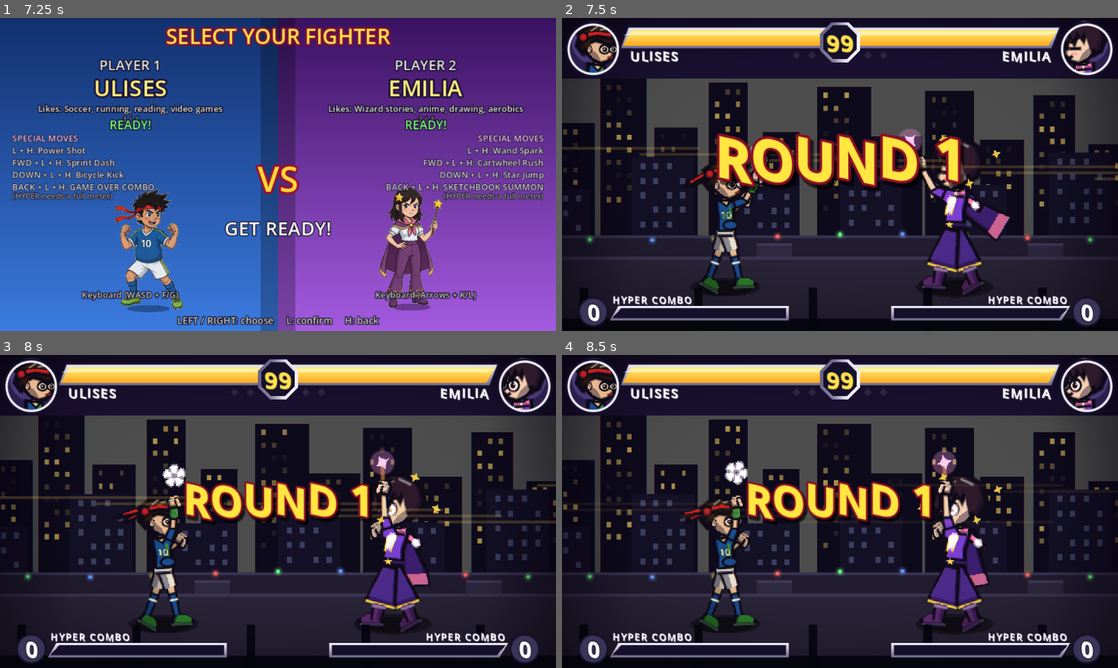
Above: before the commit, frames 1-4 (two rows, left to right).
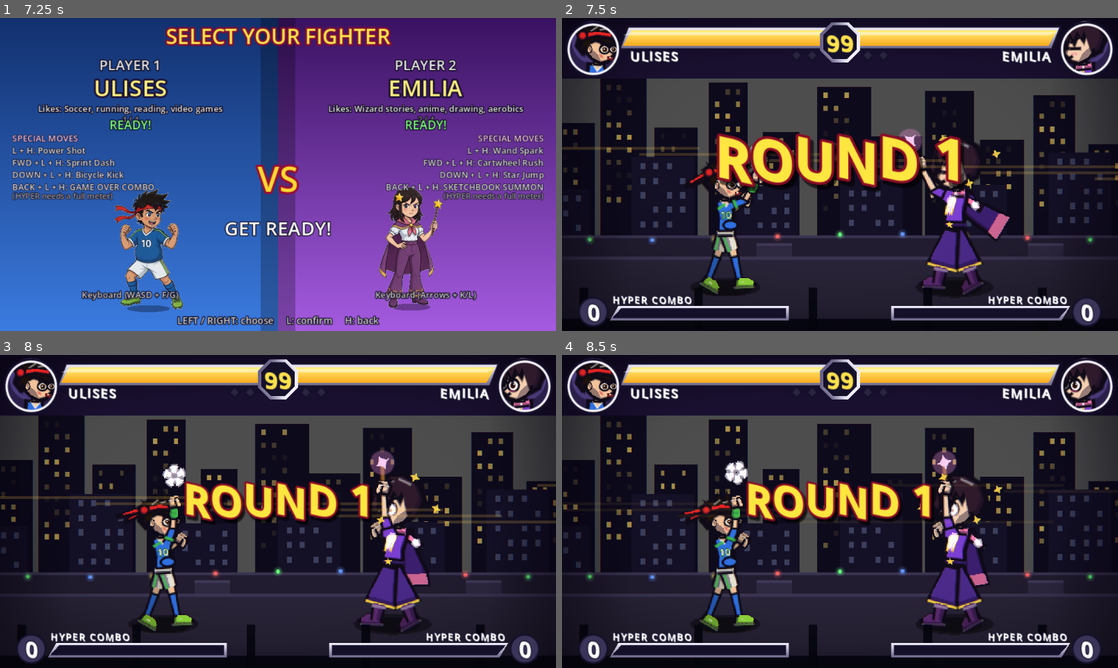
Above: after the commit, the same moments.

Repository: timoteoponce/fighting-game
Game: Godot game, scene res://scenes/main.tscn
Two runs of this game, one before a commit and one after it. Both use one fixed random seed, a clock stepped at 60 frames per second and the inputs below.
Inputs:
- Up to frame 1 (7.25 s): tap Enter at 0.5, 4.35 s; hold D 0.53-1.28 s; tap F at 0.6, 6.6 s; hold S 1.28-2.03 s; tap G at 1.35 s; hold D 2.03-2.78 s; tap 1 at 2.1 s; hold W 2.78-3.53 s; tap K at 2.85 s; hold A 3.53-5.03 s; tap L at 3.6 s; hold S 5.03-5.78 s; tap Backspace at 5.1 s; hold D 5.78-6.53 s; tap R at 5.85 s; hold W from 6.53 s (still down)
- Up to frame 2 (7.5 s): release W at 7.28 s; hold D from 7.28 s (still down); tap G at 7.35 s
- Up to frame 3 (8 s): keep holding D
- Up to frame 4 (8.5 s): release D at 8.03 s; hold S from 8.03 s (still down); tap 1 at 8.1 s

Frame 1 is identical in both runs. In frame 2, 0.8% of the frame differs, in the area x 3-36%, y 0-88%; in frame 3, 0.9%; in frame 4, 0.9%, in the area x 3-35%, y 0-88%.

Commit message:
Ulises wears the portrait's football kit and celebrates with a V
The in-match body had drifted off art/portraits/ulises.png: navy shirt,
skullcap hair, a closed smirk, a green side seam, a white sock line and
off-white cleats, none of which are in the painting. This pulls the drawing
back onto the picture.

- Palette is the painting's own football blue, lime cleat and red band, not a
  darkened version of them. Alt kit is the football red.
- Hair is the portrait's spikes, drawn as four separate triangles on a flat cap
  so one spike cannot collapse the whole hair into its convex hull.
- Open grin with one tooth and two blush strokes, replacing the smirk, and
  brows angled down at the nose for the determined look in the painting.
- White V-neck with skin inside it, green shoulder flash on both arms, green
  side stripe on both shorts, and the white sock cuff removed: the painting has
  solid blue socks over a bare knee.
- Cleats get three studs and a lace tick on top of the shared shoe.

Celebration: he used to hold a book open like a trophy. He now raises the front
arm and flashes a two-finger V, and says "Reading is for winners!" The book
branch is gone rather than repurposed, since Emilia has a book of her own.

Owning a hand needed one more hook. CharacterDef.draw_hand(r, p, col, d, front,
open) replaces the shared fist/open-hand call for both hands, and its default
body *is* that call, so no other fighter changes. Note the shared selection is
`open := expr == "happy" or expr == "smug"`, so a win expression drew a fist
until now.

The V is drawn large and well splayed: a small one at this scale is
indistinguishable from a closed fist. Cleat studs were also shrunk after the
first pass, where they read as holes punched in the shoe.

No frame data, hitboxes, damage or ball interaction changed, and the chain
limb-swap test still passes.

Diff:
--- a/characters/ulises.gd
+++ b/characters/ulises.gd
@@ -7,7 +7,7 @@
 	id = "ulises"
 	display = "ULISES"
 	likes = "Soccer, running, reading, video games"
-	win_quote = "Game over! Now, where was I in my book?"
+	win_quote = "Reading is for winners!"
 	gag_items = ["ball", "tooth", "star"]
 	taunt_lines = ["TOO SLOW!", "GOOOAL!", "NICE TRY!"]
 	hurt_lines = ["OOF!", "MY BALL!", "HEY!"]
@@ -17,21 +17,21 @@
 	# washed-out blobs. Everything that needs to look like white fabric or a
 	# sclera uses this instead.
 	colors = {
-		"skin": Color("e8b890"), "hair": Color("2a1a0e"), "shirt": Color("1a4d8f"), "sleeve": Color("1a4d8f"),
-		"forearm": Color("e8b890"), "hands": Color("e8b890"), "pants": Color("e8b890"), "shorts": Color("e6e0d2"),
-		"legs": Color("1a4d8f"), "shoes": Color("2a7a2a"), "eyes": Color("3a2010"), "accent": Color("3a8a3a"),
-		"band": Color("c42020"), "white": Color("e6e0d2"),
+		"skin": Color("f2c29b"), "hair": Color("1c120c"), "shirt": Color("2f6fe0"), "sleeve": Color("2f6fe0"),
+		"forearm": Color("f2c29b"), "hands": Color("f2c29b"), "pants": Color("f2c29b"), "shorts": Color("e6e0d2"),
+		"legs": Color("2f6fe0"), "shoes": Color("8ed63a"), "eyes": Color("4a2a14"), "accent": Color("3cb54a"),
+		"band": Color("e02323"), "white": Color("e6e0d2"),
 	}
 	alt_colors = colors.duplicate()
-	alt_colors.merge({"shirt": Color("8f1a1a"), "sleeve": Color("8f1a1a"), "accent": Color("e8c020"), "legs": Color("8f1a1a"),
-		"shoes": Color("d4a020"), "band": Color("1a4d8f"), "shorts": Color("d6d2cc"), "white": Color("d6d2cc")}, true)
+	alt_colors.merge({"shirt": Color("e0402f"), "sleeve": Color("e0402f"), "accent": Color("ffd23f"), "legs": Color("e0402f"),
+		"shoes": Color("e8c84a"), "band": Color("2f6fe0"), "shorts": Color("e6e0d2"), "white": Color("e6e0d2")}, true)
 	walk_speed = 3.4
 	back_speed = 2.8
 	jump_vel = -10.5
 	jump_x = 4.0
 	voice_pitch = 250.0
 	roster_order = 0
-	win_prop = "book"
+	win_prop = "v_sign"
 	intro_prop = "ball_intro"
 	specials_text = [
 		["L + H", "Power Shot"],
@@ -41,8 +41,10 @@
 	]
 	poses = {
 		"intro": {"arm_f": 160, "elb_f": 15, "arm_b": 30, "elb_b": 100, "lean": -4},
-		"win": {"lean": 4, "head": 8, "leg_f": 70, "knee_f": 15, "leg_b": -30, "knee_b": 20,
-			"arm_f": 175, "elb_f": 5, "arm_b": 55, "elb_b": 45},
+		# Raised V, not a book: the front arm is straight up along the sign and
+		# the back arm hangs loose. `lean` is negative so his chin is up.
+		"win": {"lean": -4, "head": 4, "leg_f": 26, "knee_f": 14, "leg_b": -22, "knee_b": 16,
+			"arm_f": 158, "elb_f": 8, "arm_b": 52, "elb_b": 62},
 	}
 	moves = {
 		"L": MoveData.make({"id": "jab", "startup": 4, "active": 3, "recovery": 8, "damage": 40,
@@ -247,35 +249,78 @@
 	var hip: Vector2 = s["hip"]
 	var top: Vector2 = hip + up * FighterRenderer.TORSO
 	var acc: Color = r.colors["accent"]
-	# Fitted jersey: follows the body, with a collar, side seam, and hem.
-	r.draw_line(hip + perp * 5.5 + up * 2.0, top + perp * 4.5 - up * 3.0, acc, 2.0, true)
-	r.poly(PackedVector2Array([top + perp * 5.0 - up * 0.5, top - perp * 4.5 - up * 0.5, top + perp * 1.5 - up * 5.0]), acc, 1.0)
-	r.draw_colored_polygon(PackedVector2Array([top + perp * 3.0 - up * 1.0, top - perp * 2.0 - up * 1.0, top + perp * 1.2 - up * 3.5]), r.colors["skin"])
-	r.draw_line(hip + perp * 7.0 + up * 1.5, hip - perp * 7.0 + up * 1.5, acc, 1.5, true)
-	# Slight belly curve, not a balloon.
+	var white: Color = r.colors["white"]
+	# White V-neck: skin inside, white trim on the two edges. The painting has a
+	# V, not a collar band, and no side stripe down the body.
+	var v := top + perp * 0.8 - up * 5.0
+	r.draw_colored_polygon(PackedVector2Array([top + perp * 4.2 - up * 0.5, top - perp * 3.2 - up * 0.5, v]), r.colors["skin"])
+	r.draw_line(top + perp * 4.2 - up * 0.2, v, white, 1.4, true)
+	r.draw_line(top - perp * 3.2 - up * 0.2, v, white, 1.4, true)
+	r.draw_line(hip + perp * 7.0 + up * 1.5, hip - perp * 7.0 + up * 1.5, acc.darkened(0.2), 1.4, true)
+	# Slight belly curve, not a balloon. The painting has a round stomach.
 	var belly := hip + up * 9.0 + perp * 4.5
 	r.poly(FighterRenderer.ellipse_pts(belly, 6.0, 4.0, atan2(perp.y, perp.x)), r.colors["shirt"], 1.2)
 	# Number 10, clean and readable.
 	var num: Vector2 = hip + up * 17.0 + perp * 1.0
 	r.draw_set_transform(num, atan2(up.x, -up.y), Vector2(signf(r.scale.x) * 0.5, 0.5))
-	UI.text(r, Vector2(0, 5), "10", 16, r.colors["white"], HORIZONTAL_ALIGNMENT_CENTER, 4, acc.darkened(0.4))
+	UI.text(r, Vector2(0, 5), "10", 16, white, HORIZONTAL_ALIGNMENT_CENTER, 4, acc.darkened(0.4))
 	r.draw_set_transform(Vector2.ZERO, 0.0, Vector2.ONE)
 	if not r.head_only:
-		r.limb(s["hip_b"], s["hip_b"].lerp(s["knee_b"], 0.62), 12.0, 11.0, FighterRenderer.dk(r.colors["shorts"]))
+		# Back leg of the shorts (the front one is drawn over the front leg).
+		var sb: Vector2 = s["hip_b"].lerp(s["knee_b"], 0.62)
+		_short(r, s["hip_b"], sb, true)
+		_shoulder(r, s["sh_b"], s["elb_b"])
+
+
+## Green shoulder flash, the band the painting has over each shoulder. Drawn as
+## a thick stroke across the top of the upper arm, so it survives the arm swing.
+func _shoulder(r: FighterRenderer, sh: Vector2, elb: Vector2) -> void:
+	var d := elb - sh
+	if d.length() < 1.0:
+		return
+	var u := d.normalized()
+	var n := Vector2(-u.y, u.x)
+	var p := sh + u * 3.4
+	r.draw_line(p - n * 3.2, p + n * 3.2, r.colors["accent"], 2.2, true)
+
+
+## One short: a fitted tube over the hip with the green side stripe the painting
+## has. `back` darkens it so the far leg reads behind the near one.
+func _short(r: FighterRenderer, hip: Vector2, end: Vector2, back: bool) -> void:
+	var col: Color = r.colors["shorts"]
+	if back:
+		col = FighterRenderer.dk(col)
+	r.limb(hip, end, 12.0, 11.0, col)
+	var d := end - hip
+	if d.length() < 1.0:
+		return
+	var n := Vector2(-d.y, d.x).normalized()
+	r.draw_line(hip + n * 3.4, end + n * 2.8, r.colors["accent"], 1.6, true)
+
+
+## Studs and a lace tick on the shared shoe. `FighterRenderer.shoe` is not
+## overridden, so the lime cleat colour is all the base needed.
+func _cleat(r: FighterRenderer, foot: Vector2, fwd: Vector2) -> void:
+	if fwd.length_squared() < 0.001:
+		return
+	fwd = fwd.normalized()
+	var up := Vector2(fwd.y, -fwd.x)
+	var stud := Color(0.16, 0.14, 0.12)
+	for t: float in [-1.5, 1.8, 5.0]:
+		r.draw_circle(foot + fwd * t - up * 2.3, 0.5, stud)
+	r.draw_line(foot + fwd * 1.0 + up * 1.2, foot + fwd * 3.5 + up * 1.4, r.colors["white"], 0.7, true)
 
 
 func draw_over_legs(r: FighterRenderer, s: Dictionary) -> void:
-	r.limb(s["hip_f"], s["hip_f"].lerp(s["knee_f"], 0.62), 12.0, 11.0, r.colors["shorts"])
+	_short(r, s["hip_f"], s["hip_f"].lerp(s["knee_f"], 0.62), false)
 	var up: Vector2 = s["up"]
 	var perp: Vector2 = s["perp"]
-	# Fitted shorts: mid-thigh, with a hem line.
-	r.limb(s["hip"] - perp * 6.0 + up * 2.0, s["hip"] + perp * 6.0 + up * 2.0, 4.5, 4.5, r.colors["shorts"])
-	# Sock stripe at the cuff.
-	for leg in [["knee_f", "foot_f"], ["knee_b", "foot_b"]]:
-		var a: Vector2 = s[leg[0]].lerp(s[leg[1]], 0.15)
-		var d: Vector2 = (s[leg[1]] - s[leg[0]]).normalized()
-		var n := Vector2(-d.y, d.x)
-		r.draw_line(a - n * 3.0, a + n * 3.0, r.colors["white"], 1.5, true)
+	# Waistband, sitting on the hip rather than a second pair of thighs.
+	r.limb(s["hip"] - perp * 6.0 + up * 2.0, s["hip"] + perp * 6.0 + up * 2.0, 4.5, 4.5, r.colors["shorts"].darkened(0.08))
+	# Socks are solid blue in the painting, with bare knee between short and
+	# sock, so there is no cuff to draw here.
+	_cleat(r, s["foot_f"], s["foot_dir_f"])
+	_cleat(r, s["foot_b"], s["foot_dir_b"])
 
 
 func draw_face(r: FighterRenderer) -> void:
@@ -291,20 +336,29 @@
 
 func draw_hair_front(r: FighterRenderer) -> void:
 	var hc: Color = r.colors["hair"]
-	# Short textured hair that follows the skull. A few tufts at the front.
-	var hair := PackedVector2Array([
+	# A cap that follows the skull, kept flat so a self-intersecting polygon
+	# cannot be replaced by its convex hull and turn the whole hair into a blob.
+	r.shaded_poly(PackedVector2Array([
 		Vector2(-9, 5), Vector2(-13, 1), Vector2(-10, -3), Vector2(-14, -8), Vector2(-8, -12),
 		Vector2(-3, -14), Vector2(2, -13), Vector2(7, -10), Vector2(10, -6), Vector2(11, -2),
 		Vector2(8, -1), Vector2(3, -3), Vector2(-2, -4), Vector2(-6, -2), Vector2(-8, 2),
-	])
-	r.shaded_poly(hair, hc, 1.8, 0.8)
+	]), hc, 1.8, 0.8)
+	# The painting's spikes, each its own triangle so one spike cannot collapse
+	# the rest of the hair.
+	for tuft in [
+		[Vector2(-5, -9), Vector2(-2.5, -16), Vector2(0, -9)],
+		[Vector2(0.5, -9), Vector2(3.5, -17), Vector2(6, -8.5)],
+		[Vector2(-8, -6), Vector2(-11, -12), Vector2(-5, -8)],
+		[Vector2(5, -7), Vector2(9, -13), Vector2(8, -5)],
+	]:
+		r.shaded_poly(PackedVector2Array(tuft), hc, 1.0, 0.8)
 	for st in [[Vector2(-5, -10), Vector2(-1, -13)], [Vector2(1, -11), Vector2(5, -12)], [Vector2(-9, -6), Vector2(-4, -8)]]:
 		r.draw_line(st[0], st[1], FighterRenderer.hl(hc), 1.0, true)
-	# Headband.
+	# Headband. The knot stays at the chain anchor, or the tails detach.
 	var band: Color = r.colors["band"]
 	r.shaded_poly(PackedVector2Array([Vector2(-10, -7.5), Vector2(-2, -9), Vector2(10, -8), Vector2(10, -5.5),
 		Vector2(-1.5, -6.5), Vector2(-9.5, -4.5)]), band, 1.4, 0.75)
-	r.ball(Vector2(-10, -5.5), 2.0, band)
+	r.ball(Vector2(-10.5, -6.5), 2.0, band)
 
 
 func _stylized_eyes(r: FighterRenderer) -> void:
@@ -342,42 +396,86 @@
 	var spots: Array[Vector2] = [Vector2(4.4, 1.8), Vector2(10.2, 1.4)]
 	for i in 2:
 		var e: Vector2 = spots[i]
-		var ry := 3.8
-		var b0 := e + Vector2(-2.5, -ry - 1.5)
-		var b1 := e + Vector2(2.5, -ry - 1.0)
-		if r.expr == "attack":
-			b0.y += 1.0
-			b1.y += 1.0
-		elif r.expr == "hurt" or r.expr == "shock":
-			b0.y -= 1.0
-			b1.y -= 1.0
-		r.draw_line(b0, b1, FighterRenderer.OUT, 1.2, true)
-
-
+		# Determined, like the painting: the inner end sits lower, so the two
+		# brows angle in toward the nose.
+		var y := -3.8
+		var inner := 1.4
+		if r.expr == "attack" or r.expr == "smug":
+			inner += 0.8
+		elif r.expr == "hurt" or r.expr == "shock" or r.expr == "ko" or r.expr == "dizzy":
+			y -= 1.4
+			inner = -0.4
+		var rx := 2.5
+		var a := e + Vector2(-rx, y)
+		var b := e + Vector2(rx * 0.85, y - inner)
+		if i == 1:
+			a = e + Vector2(-rx * 0.85, y - inner)
+			b = e + Vector2(rx, y)
+		r.draw_line(a, b, FighterRenderer.OUT, 1.6, true)
+
+
+## The painting's open grin with one tooth, and the two blush strokes on the
+## cheek. `ko` and `hurt` swap the grin for a taller open mouth, `win` keeps it.
 func _stylized_mouth(r: FighterRenderer) -> void:
 	var m := Vector2(8.4, 6.8)
-	var ink := Color(0.45, 0.15, 0.12)
-	# Confident smirk: a slight curve, not a huge grin.
-	r.draw_line(m + Vector2(-1.5, 0.0), m + Vector2(1.5, -0.5), ink, 1.0, true)
-	r.draw_line(m + Vector2(-1.0, 0.5), m + Vector2(1.0, 0.3), ink, 0.6, true)
+	var ink := Color(0.45, 0.12, 0.12)
+	var blush := Color(0.85, 0.32, 0.32, 0.55)
+	var tall := r.expr == "hurt" or r.expr == "ko"
+	r.draw_colored_polygon(PackedVector2Array([
+		m + Vector2(-2.2, -0.6), m + Vector2(2.2, -0.7),
+		m + Vector2(1.6, 2.6 if tall else 1.6), m + Vector2(-1.6, 2.5 if tall else 1.5),
+	]), ink)
+	if not tall:
+		# The one tooth, on the off-white so it does not bloom.
+		r.draw_colored_polygon(PackedVector2Array([
+			m + Vector2(-0.7, -0.5), m + Vector2(0.6, -0.55), m + Vector2(0.35, 0.45), m + Vector2(-0.45, 0.4),
+		]), r.colors["white"])
+	r.draw_line(Vector2(1.4, 5.2), Vector2(3.2, 6.0), blush, 1.0, true)
+	r.draw_line(Vector2(2.0, 6.3), Vector2(3.6, 7.0), blush, 1.0, true)
+
+
+## The victory sign, on the front hand only. The win pose raises the front arm,
+## so the V points along the forearm and stays put while the pose breathes.
+func draw_hand(r: FighterRenderer, p: Vector2, col: Color, d: Vector2, front: bool, open: bool) -> void:
+	if r.prop == "v_sign" and front:
+		_v_sign(r, p, col, d)
+		return
+	if open:
+		r.open_hand(p, col, d)
+	else:
+		r.fist(p, col, d)
+
+
+## Two fingers up. `d` is the forearm direction, so the hand is drawn along it
+## rather than in screen space. The sign is drawn large and well splayed: at
+## this scale a small one just reads as a closed fist.
+func _v_sign(r: FighterRenderer, p: Vector2, col: Color, d: Vector2) -> void:
+	if d.length_squared() < 0.001:
+		d = Vector2.UP
+	d = d.normalized()
+	var n := Vector2(-d.y, d.x)
+	# Three folded fingers, as a closed block that stops short of the knuckles.
+	r.shaded_poly(PackedVector2Array([
+		p - n * 3.0, p + n * 3.0, p + n * 2.8 + d * 1.0, p + n * 2.0 + d * 3.6,
+		p - n * 2.0 + d * 3.6, p - n * 2.8 + d * 1.0,
+	]), col, 1.0, 0.82)
+	r.draw_line(p + n * 1.1 + d * 1.8, p + n * 0.7 + d * 3.4, FighterRenderer.shade(col), 0.6, true)
+	# The two raised fingers: long, and spread wide enough to make a V.
+	r.part(p + n * 1.2 - d * 0.2, p + n * 2.9 + d * 7.6, 2.0, 1.6, col)
+	r.part(p - n * 1.2 - d * 0.2, p - n * 2.8 + d * 7.6, 2.0, 1.6, col)
+	# Thumb across the folded fingers, so the hand does not read as a fork.
+	r.part(p + n * 2.6 + d * 0.4, p + n * 0.7 + d * 3.0, 1.6, 1.3, col)
 
 
 func draw_props(r: FighterRenderer, s: Dictionary) -> void:
-	if r.prop != "":
+	# The front shoulder flash, over the arm that is already drawn.
+	_shoulder(r, s["sh_f"], s["elb_f"])
+	if r.prop != "" and r.prop != "v_sign":
 		r.part(s["elb_f"].lerp(s["hand_f"], 0.55), s["elb_f"].lerp(s["hand_f"], 0.7), 7.5, 7.0, r.colors["accent"])
 	match r.prop:
 		"ball_intro":
 			var bounce := absf(sin(r.t * 0.12)) * 16.0
 			Projectile.draw_soccer_ball(r, s["hand_f"] + Vector2(0, -12 - bounce), 8.0, r.t * 0.1)
-		"book":
-			# Held open in the left hand, presented outward like a trophy.
-			var c: Vector2 = s["hand_b"] + Vector2(4, -10)
-			var page: Color = r.colors["white"]
-			r.poly(PackedVector2Array([c, c + Vector2(-14, -4), c + Vector2(-14, 10), c + Vector2(0, 13)]), page, 1.5)
-			r.poly(PackedVector2Array([c, c + Vector2(14, -4), c + Vector2(14, 10), c + Vector2(0, 13)]), page, 1.5)
-			for i in 3:
-				r.draw_line(c + Vector2(-12, 1 + i * 3), c + Vector2(-3, 3 + i * 3), Color(0.5, 0.5, 0.6), 1.0)
-				r.draw_line(c + Vector2(3, 3 + i * 3), c + Vector2(12, 1 + i * 3), Color(0.5, 0.5, 0.6), 1.0)
 		"controller":
 			var c: Vector2 = (s["hand_f"] + s["hand_b"]) * 0.5
 			r.shaded_poly(PackedVector2Array([c + Vector2(-13, -6), c + Vector2(13, -6), c + Vector2(15, 6), c + Vector2(7, 8),
--- a/scripts/fighter/character_def.gd
+++ b/scripts/fighter/character_def.gd
@@ -167,3 +167,14 @@
 
 func draw_props(_r: FighterRenderer, _s: Dictionary) -> void:
 	pass
+
+
+## Draws a hand at `p`, with `d` the forearm direction. `open` is true in a
+## happy or smug expression, which is the shared spread-finger hand. `front` is
+## false for the back hand. The default here *is* the shared fist, so overriding
+## can either draw something else or fall back to these two calls.
+func draw_hand(r: FighterRenderer, p: Vector2, col: Color, d: Vector2, _front: bool, open: bool) -> void:
+	if open:
+		r.open_hand(p, col, d)
+	else:
+		r.fist(p, col, d)
--- a/scripts/fighter/fighter_renderer.gd
+++ b/scripts/fighter/fighter_renderer.gd
@@ -274,10 +274,7 @@
 	# Back arm and leg first. One ribbon when the sleeve and the forearm are the
 	# same colour, so the elbow is a bend and not a ring.
 	_arm(s, "b", b, dk(c["sleeve"]), dk(c["forearm"]))
-	if open:
-		open_hand(s["hand_b"], dk(c["hands"]), s["hand_b"] - s["wrist_b"])
-	else:
-		fist(s["hand_b"], dk(c["hands"]), s["hand_b"] - s["wrist_b"])
+	def.draw_hand(self, s["hand_b"], dk(c["hands"]), s["hand_b"] - s["wrist_b"], false, open)
 	_leg(s, "b", b, dk(c["pants"]), dk(c["legs"]))
 	shoe(s["foot_b"], s["foot_dir_b"], dk(c["shoes"]))
 	torso(s)
@@ -292,10 +289,7 @@
 		_sleeve(s["sh_f"], s["elb_f"], 7.2 * b * puff, c["sleeve"], true)
 	# Props draw before the fist so the hand wraps over them and reads as gripped.
 	def.draw_props(self, s)
-	if open:
-		open_hand(s["hand_f"], c["hands"], s["hand_f"] - s["wrist_f"])
-	else:
-		fist(s["hand_f"], c["hands"], s["hand_f"] - s["wrist_f"])
+	def.draw_hand(self, s["hand_f"], c["hands"], s["hand_f"] - s["wrist_f"], true, open)
 	_draw_emotes(s)
 
 
Not shown, changed: AGENTS.md
Not shown, changed: README.md
